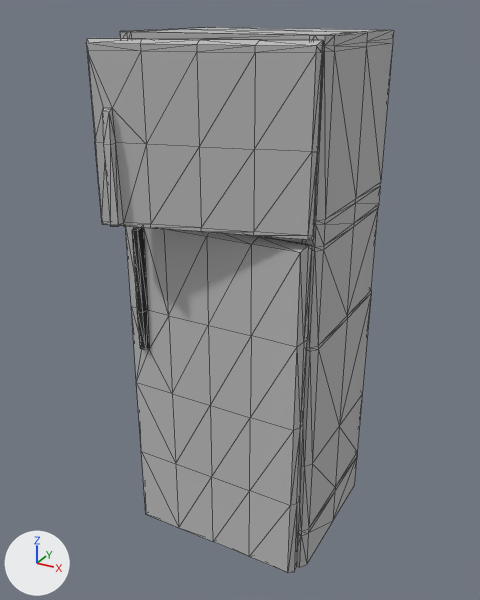
What one commit did to the OBJ model Proyecto/Proyecto/Models/Fridge/Fridge.obj.
The view is the same before and after, from a 50 mm lens placed at (1.51, -2.55, 2.75), pointed at (-0.01, 0.21, 1.36). Every picture has the same lights, and +X, +Y and +Z are marked at lower left. Mesh edges are drawn as thin lines. Where no turn or scale is listed for an object, it has been applied to the vertices. Vertices at the same position are counted once.

Objects in the first picture: 'Fridge'.
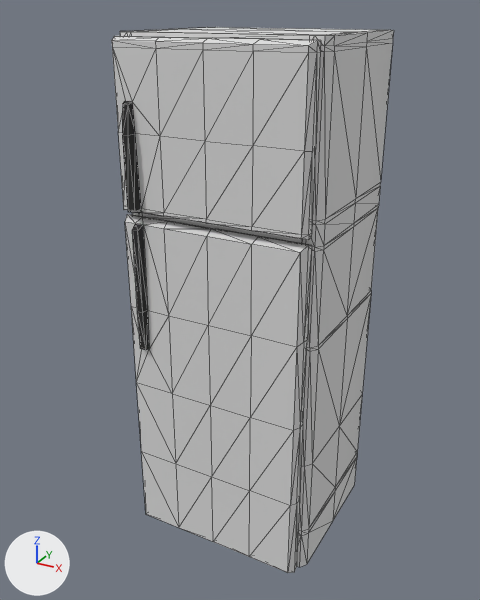
The newer file is also rescaled (x2.331) as a whole; pictures and numbers use the older file's frame.

Location of each change, [x1, y1, x2, y2] in pixels of the pictures (480 x 600 px; the box of a moved part takes in the faces that stretch with it):
'Fridge', reshaped (8% narrower): before [86, 27, 394, 573]; after [112, 27, 394, 573]
part 1 of me_fridge, deleted: before [102, 108, 124, 226]
part 2 of me_fridge, moved or reshaped: before [86, 38, 323, 240]; after [112, 36, 321, 240]
part 3 of me_fridge, recoloured: [120, 27, 394, 573] in both

Edits to the bpy script that builds the scene:
```text
Add img_texturarefri_jpg:
    img_texturarefri_jpg = load_image('TexturaRefri.jpg', 'TexturaRefri.jpg', 512, 512, 'sRGB')
Add mat_lambert2sg:
    mat_lambert2sg = principled_material('lambert2SG')
    mat_lambert2sg.texture = img_texturarefri_jpg
    mat_lambert2sg.roughness = 1.0
Change me_fridge:
    used by ob_fridge; location = (0.0, 0.0, 0.0)
    remove me_fridge.from_pydata(...)  # 372 vertices, 680 faces; spans x -0.5..0.51, y -0.38..0.79, z 0.0..2.65
    add me_fridge.from_pydata(...)  # 364 vertices, 680 faces; spans x -0.5..0.51, y -0.16..0.79, z 0.0..2.65
    me_fridge part 1: the loose piece of 16 vertices spanning x -0.35..-0.29, y -0.38..-0.32, z 1.87..2.37 is deleted
    me_fridge part 2
    75 vertices are removed from x -0.44..0.49, y -0.35..-0.03, z 1.85..2.63
    146 faces are deleted
    49 vertices are added at x -0.48..0.47, y -0.16..-0.04, z 1.85..2.63
    12 new vertices lie (0.23, 0.0, 0.0) away from vertices in x -0.46..0.24, y -0.12..-0.04, z 1.85..2.63
    7 new vertices lie (-0.24, 0.0, 0.0) away from vertices in x 0.24, y -0.07..-0.04, z 1.85..2.63
    5 new vertices lie (-0.24, 0.0, 0.0) away from vertices in x 0.0, y -0.04, z 1.86..2.63
    5 new vertices lie (0.23, 0.0, 0.0) away from vertices in x -0.23..0.0, y -0.12, z 1.87..2.62
    5 new vertices lie (0.23, 0.0, 0.0) away from vertices in x 0.0..0.23, y -0.12, z 1.87..2.62
    146 new faces join them, mat_lambert2sg (picture img_texturarefri_jpg)
    22 new faces join them, mat_lambert11sg (picture img_manija_jpg)
    me_fridge part 3: 492 faces spanning x -0.5..0.51, y -0.12..0.79, z 0.0..2.65 switch from mat_lambert7sg (grey #bcbcbc) to mat_lambert2sg (picture img_texturarefri_jpg)
    remove me_fridge.materials.append(mat_lambert12sg)  # grey #bcbcbc
```
